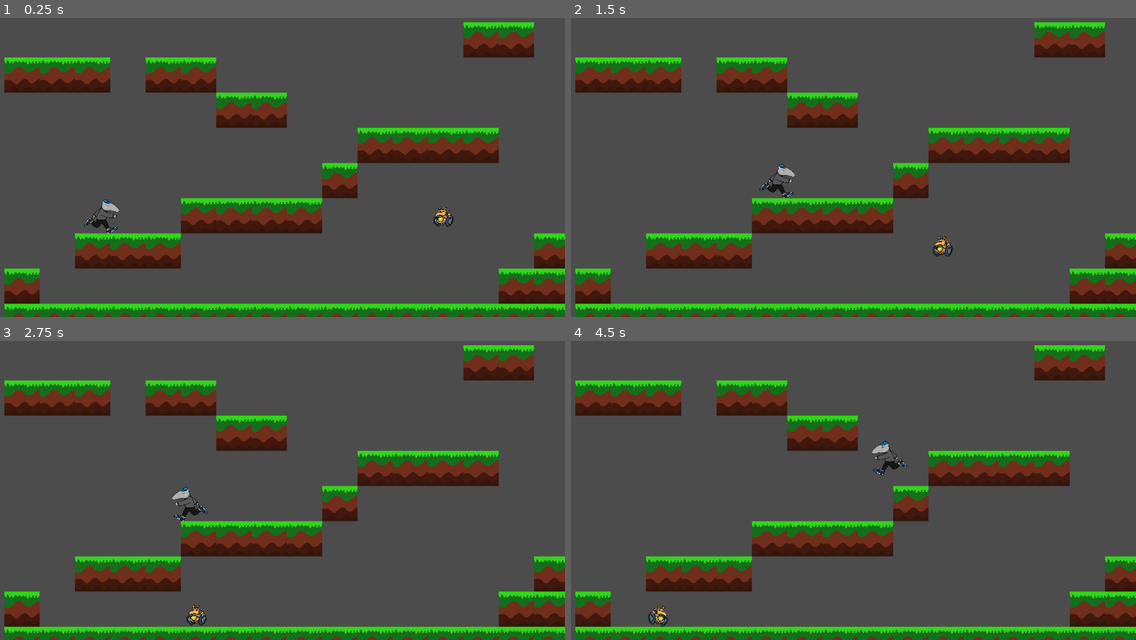
Above: before the commit, frames 1-4 (two rows, left to right).
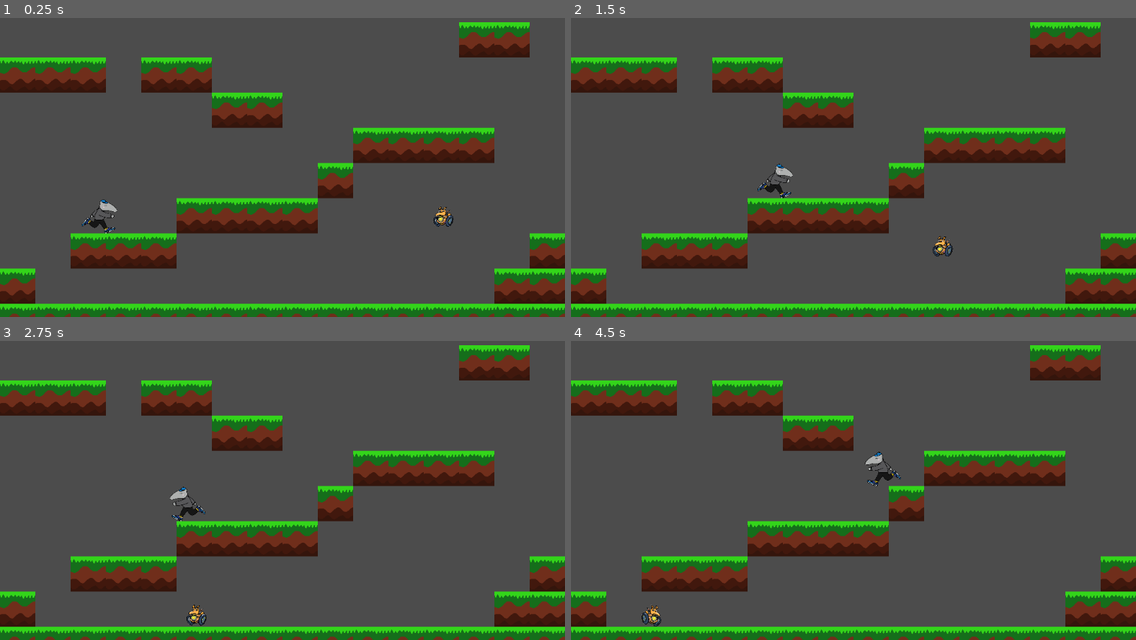
Above: after the commit, the same moments.

Repository: munizaa/Hackathon
Game: Godot game, scene res://Node2D.tscn
Two runs of this game, one before a commit and one after it. Both use one fixed random seed, a clock stepped at 60 frames per second and the inputs below.
Inputs:
- Up to frame 1 (0.25 s): no input
- Up to frame 2 (1.5 s): hold Right (move_right) from 0.53 s (still down); tap Space (jump) at 0.77 s
- Up to frame 3 (2.75 s): tap Space (jump) at 1.52 s; release Right (move_right) at 2.03 s; hold Left (move_left) from 2.03 s (still down)
- Up to frame 4 (4.5 s): release Left (move_left) at 2.78 s; hold Right (move_right) 2.78-4.28 s; tap Space (jump) at 3.02, 3.77 s; hold Left (move_left) from 4.28 s (still down)

The runs differ from the first frame. In frame 1, 6.4% of the frame differs, in the area x 0-100%, y 1-100%; in frame 2, 6.3%; in frame 3, 6.3%; in frame 4, 6.8%.

Commit message:
Add files via upload

Diff:
--- a/TileMap/Enemy.gd
+++ b/TileMap/Enemy.gd
@@ -40,6 +40,7 @@
 	elif count > 450:
 		count = 0
 
-func _on_EnemyMap_body_entered(body):
-	if body.has_method("hurt"):
+func _on_Enemy_body_entered(body):
+	if body.is_in_group("Player"):
 		body.hurt()
+		print("test")
--- a/TileMap/Enemy.tscn
+++ b/TileMap/Enemy.tscn
@@ -1,10 +1,13 @@
-[gd_scene load_steps=4 format=2]
+[gd_scene load_steps=5 format=2]
 
 [ext_resource path="res://transparent_zotbot.png" type="Texture" id=1]
 [ext_resource path="res://Enemy.gd" type="Script" id=2]
 
 [sub_resource type="CircleShape2D" id=1]
 radius = 20.0
+
+[sub_resource type="CircleShape2D" id=2]
+radius = 22.2036
 
 [node name="Enemy" type="KinematicBody2D"]
 script = ExtResource( 2 )
@@ -17,3 +20,9 @@
 [node name="CollisionShape2D" type="CollisionShape2D" parent="."]
 position = Vector2( -1, 1 )
 shape = SubResource( 1 )
+
+[node name="Area2D" type="Area2D" parent="."]
+position = Vector2( -1, 1 )
+
+[node name="CollisionShape2D" type="CollisionShape2D" parent="Area2D"]
+shape = SubResource( 2 )
--- a/TileMap/Node2D.tscn
+++ b/TileMap/Node2D.tscn
@@ -8,7 +8,7 @@
 position = Vector2( 8, 0 )
 
 [node name="Tile" parent="." instance=ExtResource( 1 )]
-position = Vector2( 32, 160 )
+position = Vector2( 24, 160 )
 
 [node name="Tile" parent="Tile" instance=ExtResource( 1 )]
 position = Vector2( 64, 0 )
@@ -95,7 +95,7 @@
 position = Vector2( 896, -64 )
 
 [node name="Tile2" parent="." instance=ExtResource( 1 )]
-position = Vector2( 32, 608 )
+position = Vector2( 24, 608 )
 
 [node name="Tile" parent="Tile2" instance=ExtResource( 1 )]
 position = Vector2( 256, 0 )
@@ -148,8 +148,72 @@
 [node name="Tile8" parent="Tile2" instance=ExtResource( 1 )]
 position = Vector2( 704, 0 )
 
+[node name="Tile18" parent="." instance=ExtResource( 1 )]
+position = Vector2( -40, 32 )
+
+[node name="Tile26" parent="Tile18" instance=ExtResource( 1 )]
+position = Vector2( 1088, 64 )
+
+[node name="Tile27" parent="Tile18" instance=ExtResource( 1 )]
+position = Vector2( 1088, 128 )
+
+[node name="Tile28" parent="Tile18" instance=ExtResource( 1 )]
+position = Vector2( 1088, 192 )
+
+[node name="Tile29" parent="Tile18" instance=ExtResource( 1 )]
+position = Vector2( 1088, 256 )
+
+[node name="Tile32" parent="Tile18" instance=ExtResource( 1 )]
+position = Vector2( 1088, 448 )
+
+[node name="Tile30" parent="Tile18" instance=ExtResource( 1 )]
+position = Vector2( 1088, 384 )
+
+[node name="Tile31" parent="Tile18" instance=ExtResource( 1 )]
+position = Vector2( 1088, 320 )
+
+[node name="Tile33" parent="Tile18" instance=ExtResource( 1 )]
+position = Vector2( 1088, 576 )
+
+[node name="Tile34" parent="Tile18" instance=ExtResource( 1 )]
+position = Vector2( 1088, 512 )
+
+[node name="Tile25" parent="Tile18" instance=ExtResource( 1 )]
+position = Vector2( 1088, 0 )
+
+[node name="Tile19" parent="Tile18" instance=ExtResource( 1 )]
+position = Vector2( 0, 64 )
+
+[node name="Tile20" parent="Tile18" instance=ExtResource( 1 )]
+position = Vector2( 0, 128 )
+
+[node name="Tile21" parent="Tile18" instance=ExtResource( 1 )]
+position = Vector2( 0, 192 )
+
+[node name="Tile22" parent="Tile18" instance=ExtResource( 1 )]
+position = Vector2( 0, 256 )
+
+[node name="Tile23" parent="Tile18" instance=ExtResource( 1 )]
+position = Vector2( 0, 320 )
+
+[node name="Tile24" parent="Tile18" instance=ExtResource( 1 )]
+position = Vector2( 0, 384 )
+
+[node name="Tile35" parent="Tile18" instance=ExtResource( 1 )]
+position = Vector2( 0, 448 )
+
+[node name="Tile36" parent="Tile18" instance=ExtResource( 1 )]
+position = Vector2( 0, 512 )
+
+[node name="Tile37" parent="Tile18" instance=ExtResource( 1 )]
+position = Vector2( 0, 576 )
+
 [node name="Player" parent="." instance=ExtResource( 2 )]
 position = Vector2( 176, 416 )
 
 [node name="Enemy" parent="." instance=ExtResource( 3 )]
 position = Vector2( 800, 416 )
+
+[node name="Node2D" type="Node2D" parent="."]
+
+[node name="Node" type="Node" parent="."]
--- a/TileMap/Player.tscn
+++ b/TileMap/Player.tscn
@@ -1,17 +1,26 @@
-[gd_scene load_steps=4 format=2]
+[gd_scene load_steps=5 format=2]
 
 [ext_resource path="res://PlayerImage.png" type="Texture" id=1]
 [ext_resource path="res://Player.gd" type="Script" id=2]
 
 [sub_resource type="CircleShape2D" id=1]
-radius = 31.0161
+radius = 30.0167
+
+[sub_resource type="CircleShape2D" id=2]
+radius = 30.0
 
 [node name="Player" type="KinematicBody2D"]
 script = ExtResource( 2 )
 
 [node name="Sprite" type="Sprite" parent="."]
+position = Vector2( -4, -1 )
 scale = Vector2( 0.116964, 0.116964 )
 texture = ExtResource( 1 )
 
 [node name="CollisionShape2D" type="CollisionShape2D" parent="."]
 shape = SubResource( 1 )
+
+[node name="Area2D" type="Area2D" parent="."]
+
+[node name="CollisionShape2D" type="CollisionShape2D" parent="Area2D"]
+shape = SubResource( 2 )
